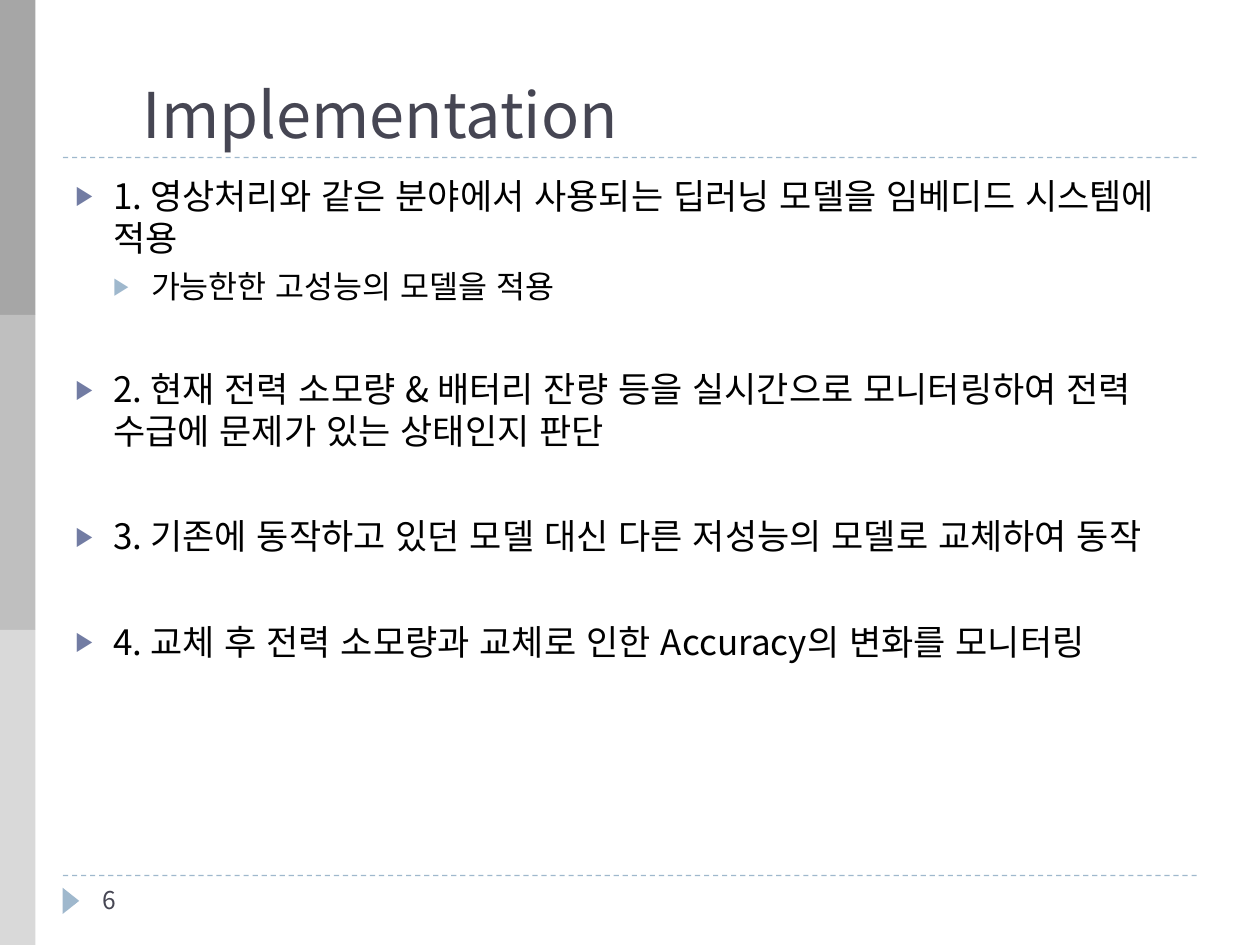
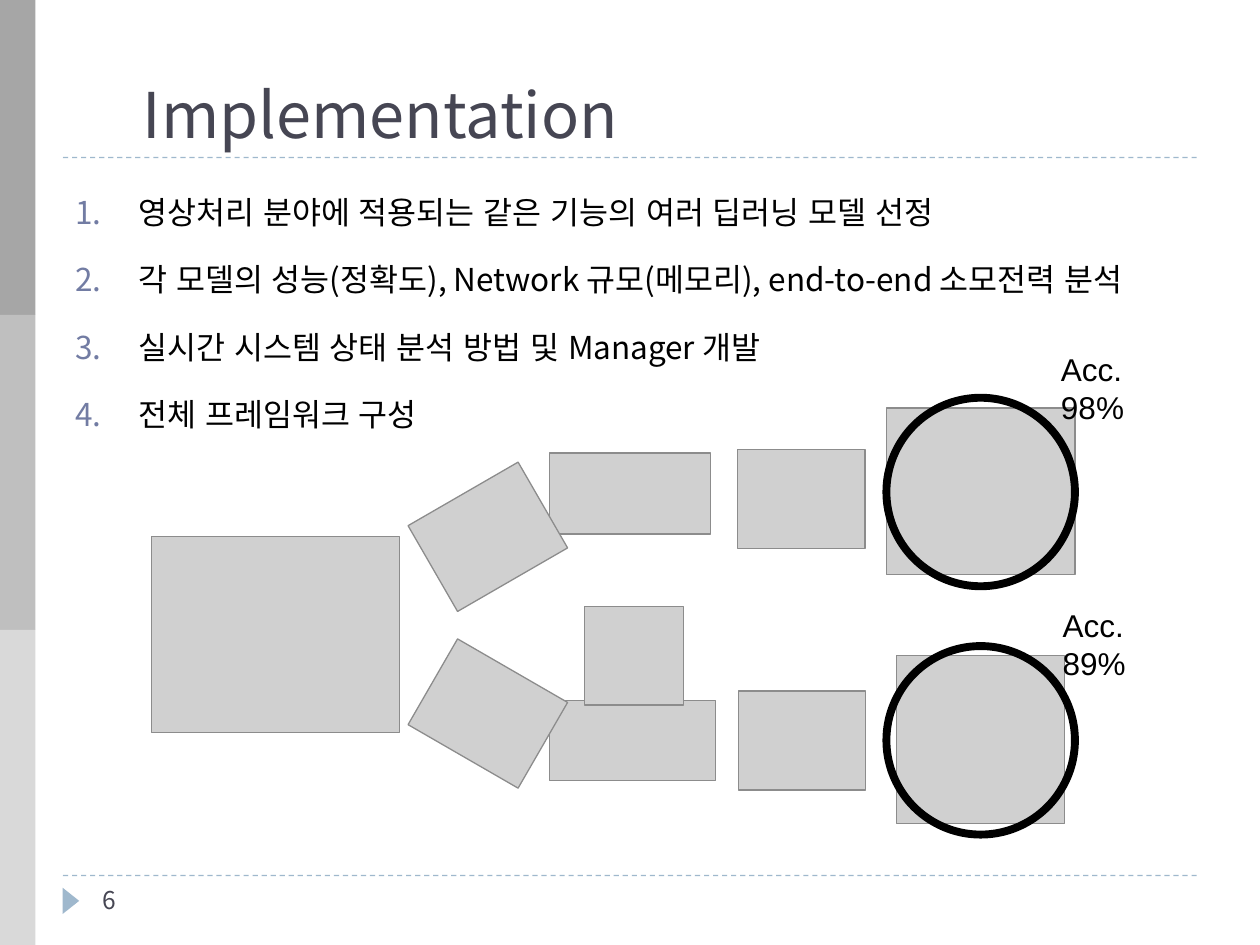
Before and after one commit to clacis91/2017_2_embedded, a slide deck: slide 6 of embedded_presentation.pptx. Drawn at 1260x945 pixels with LibreOffice and Linux fonts; fonts in the diff are those of the drawing; grey boxes stand for pictures; background and template pictures are left out. Boxes give left, top, right and bottom in pixels: in the first picture for what was removed or moved away, otherwise in the second. Text is boxed around its words. In the diff, an @@ line names an element or a change of style, - is before the commit and + after.

```diff
--- a/embedded_presentation.pptx
+++ b/embedded_presentation.pptx
@@ text at <box>138,198,1123,429</box>: text changed; size 20 to 18 pt @@
-▶ 1. 영상처리와 같은 분야에서 사용되는 딥러닝 모델을 임베디드 시스템에 적용
-  ▶ 가능한한 고성능의 모델을 적용
-▶ 2. 현재 전력 소모량 & 배터리 잔량 등을 실시간으로 모니터링하여 전력 수급에 문제가 있는 상태인지 판단
-▶ 3. 기존에 동작하고 있던 모델 대신 다른 저성능의 모델로 교체하여 동작
-▶ 4. 교체 후 전력 소모량과 교체로 인한 Accuracy의 변화를 모니터링
+1. 영상처리 분야에 적용되는 같은 기능의 여러 딥러닝 모델 선정
+2. 각 모델의 성능(정확도), Network 규모(메모리), end-to-end 소모전력 분석
+3. 실시간 시스템 상태 분석 방법 및 Manager 개발
+4. 전체 프레임워크 구성
@@ text added at <box>1061,359,1124,425</box>, 18 pt, text #000000 @@
+Acc.
+98%
@@ picture added at <box>887,408,1076,575</box> @@
@@ ellipse added at <box>887,398,1076,587</box>, outline #000000 4.5 pt @@
@@ picture added at <box>408,462,568,612</box> @@
@@ picture added at <box>549,454,711,534</box> @@
@@ picture added at <box>738,450,866,549</box> @@
@@ picture added at <box>151,537,399,733</box> @@
@@ picture added at <box>585,607,683,706</box> @@
@@ text added at <box>1063,615,1126,681</box>, 18 pt, text #000000 @@
+Acc.
+89%
@@ picture added at <box>408,639,568,789</box> @@
@@ ellipse added at <box>887,646,1076,835</box>, outline #000000 4.5 pt @@
@@ picture added at <box>897,655,1065,823</box> @@
@@ picture added at <box>549,701,716,781</box> @@
@@ picture added at <box>738,690,866,790</box> @@
```
Also in this commit, not shown: 6 other slides changed.
